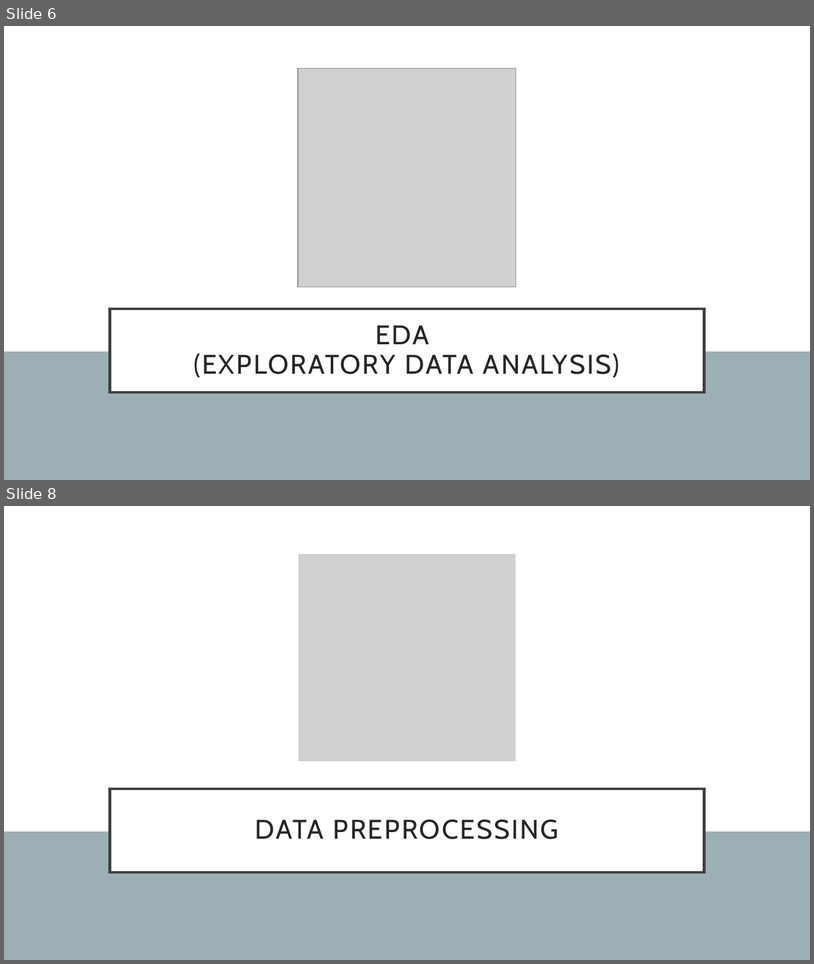
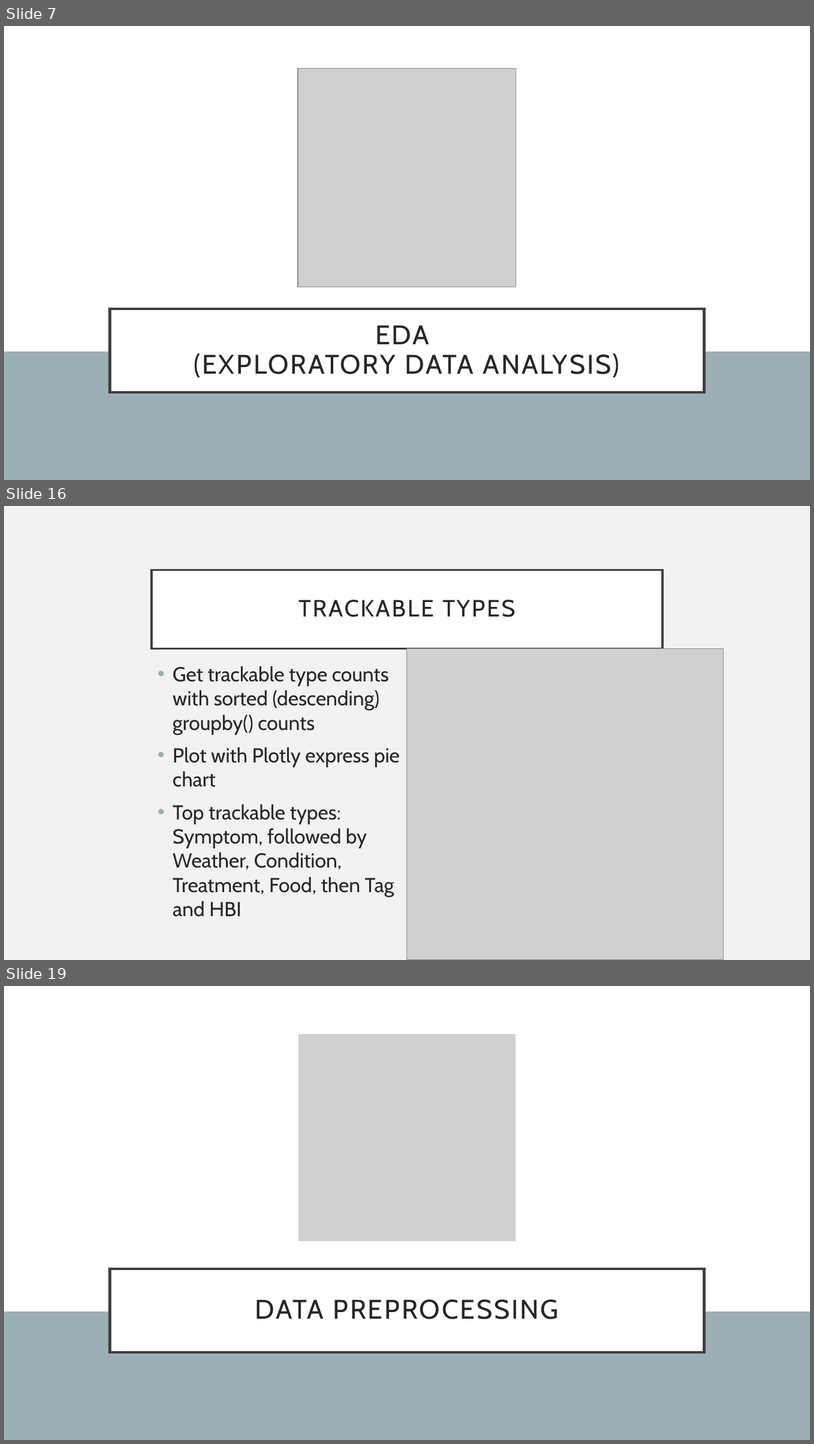
Before and after one commit to chelseanbr/aih-eda-modeling, a slide deck: aih-sl-tutorial.pptx. Shown one above the other, each under a label of ours: slides 6 and 8 before the commit, slides 7, 16 and 19 after it; the slides between them are not shown. The pictures are 814x964 and 814x1444 pixels, drawn with LibreOffice and Linux fonts; fonts in the diff are those of the drawing; grey boxes stand for pictures. Boxes give left, top, right and bottom in pixels: in the first picture for what was removed or moved away, otherwise in the second. Text is boxed around its words. In the diff, an @@ line names an element or a change of style, - is before the commit and + after.

```diff
--- a/aih-sl-tutorial.pptx
+++ b/aih-sl-tutorial.pptx
@@ slide 16 added at (x1=4, y1=506, x2=810, y2=960), background #F2F2F2 @@
@@ title added at (x1=152, y1=570, x2=663, y2=648), fill #FFFFFF, outline #404040 2.5 pt, 28 pt, text #262626 @@
+TRACKABLE TYPES
@@ picture added at (x1=408, y1=648, x2=724, y2=959) @@
@@ text added at (x1=173, y1=666, x2=400, y2=916), 24 pt, text #262626 @@
+• Get trackable type counts with sorted (descending) groupby() counts
+• Plot with Plotly express pie chart
+• Top trackable types: Symptom, followed by Weather, Condition, Treatment, Food, then Tag and HBI
@@ what was slide 6 is now slide 7 @@
@@ what was slide 8 is now slide 19 @@
```
Also in this commit, not shown: 2 slides changed, 11 other slides added, 1 slide removed, 1 other file.
